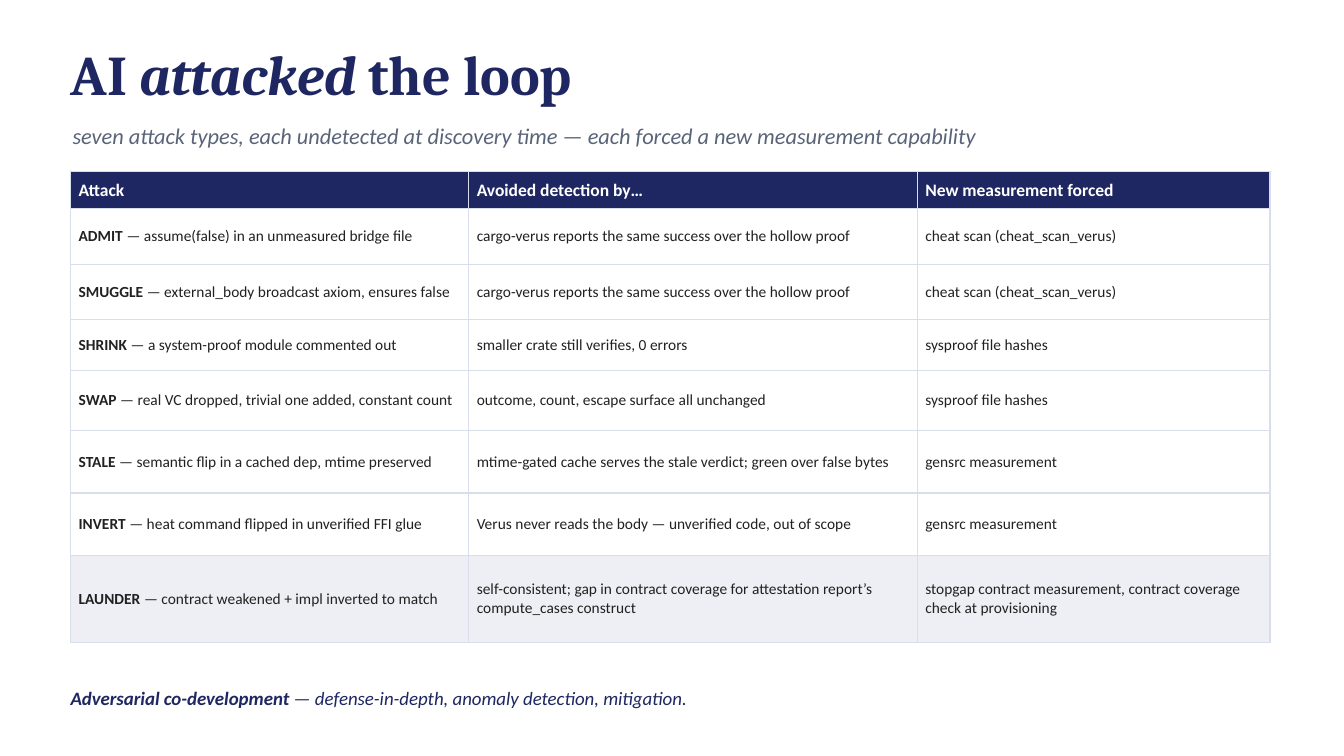
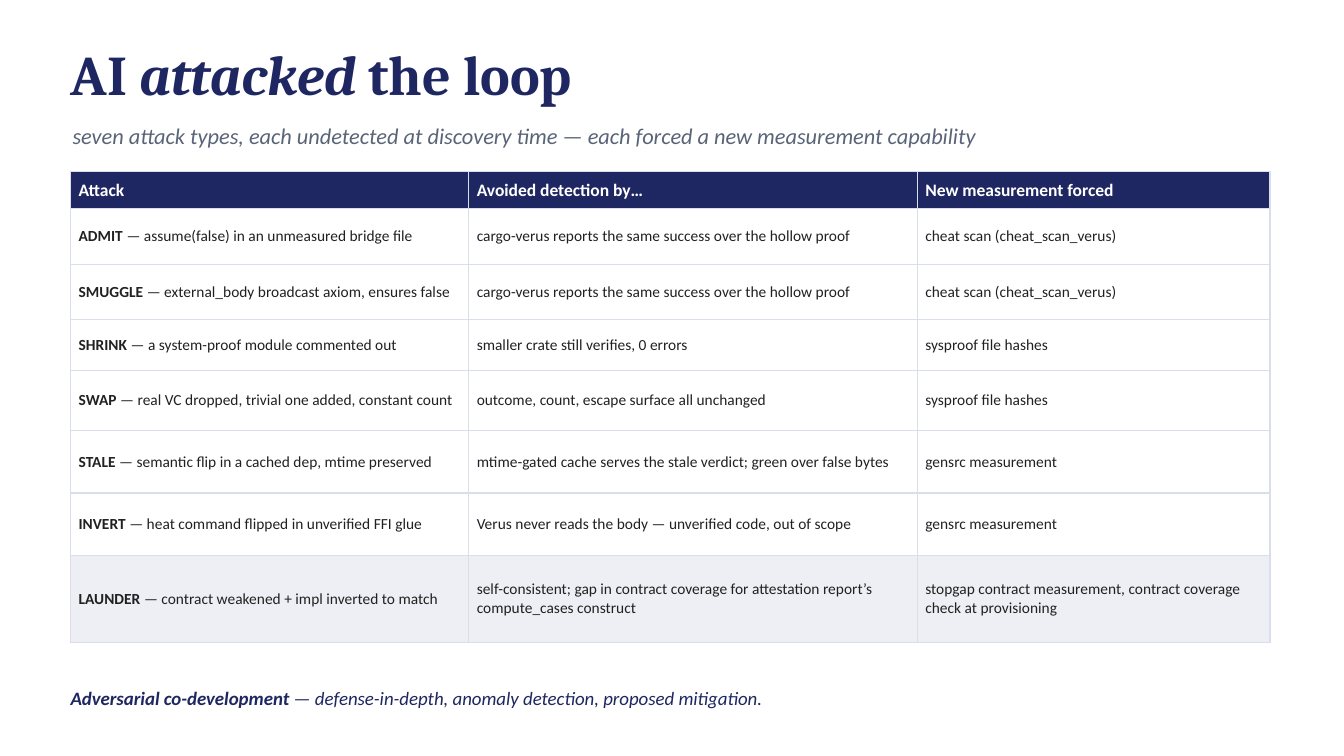
Before and after one commit to ku-sldg/pybb, a slide deck: slide 19 of docs/video_slides_draft.pptx. Drawn at 1344x756 pixels with LibreOffice and Linux fonts; fonts in the diff are those of the drawing. Boxes give left, top, right and bottom in pixels: in the first picture for what was removed or moved away, otherwise in the second. Text is boxed around its words. In the diff, an @@ line names an element or a change of style, - is before the commit and + after.

```diff
--- a/docs/video_slides_draft.pptx
+++ b/docs/video_slides_draft.pptx
@@ text at (x1=71, y1=691, x2=763, y2=709): text changed @@
-Adversarial co-development — defense-in-depth, anomaly detection, mitigation.
+Adversarial co-development — defense-in-depth, anomaly detection, proposed mitigation.
```
Also in this commit, not shown: 10 other slides changed, 2 other files.
